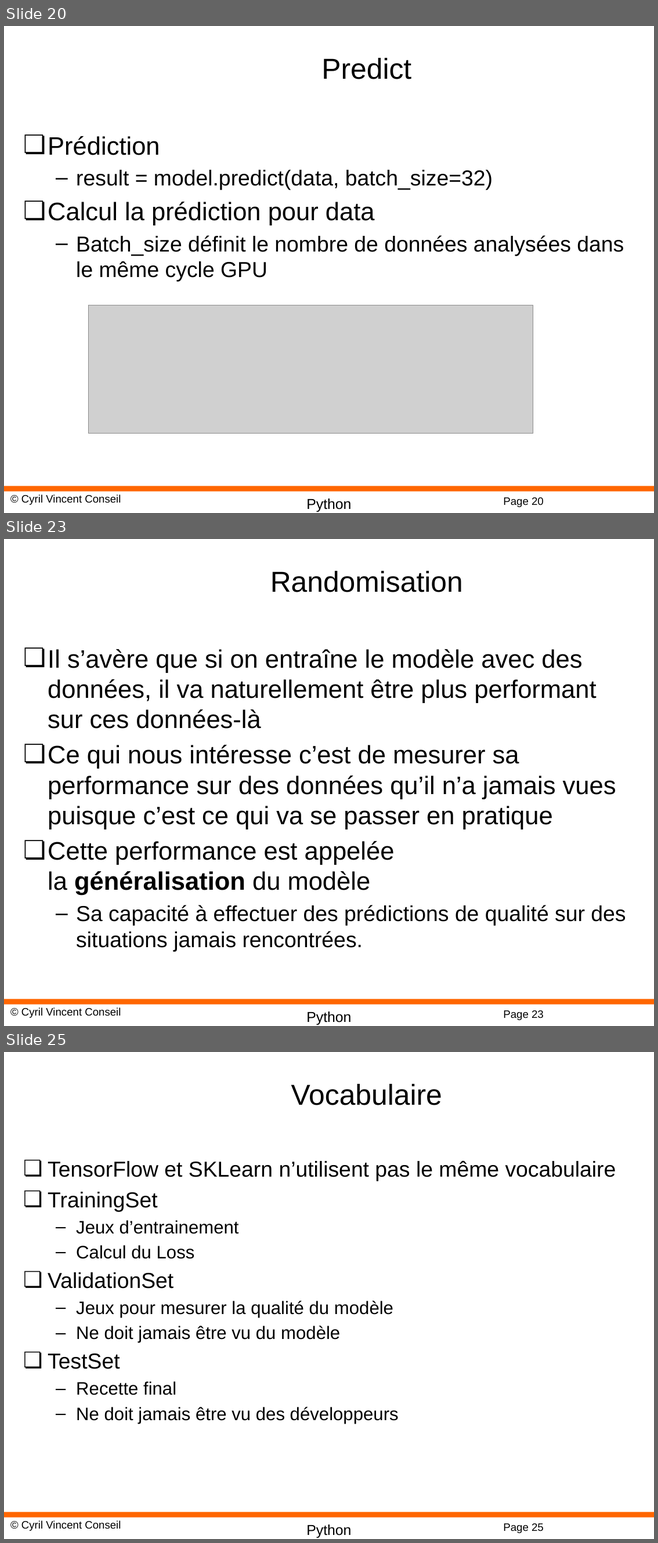
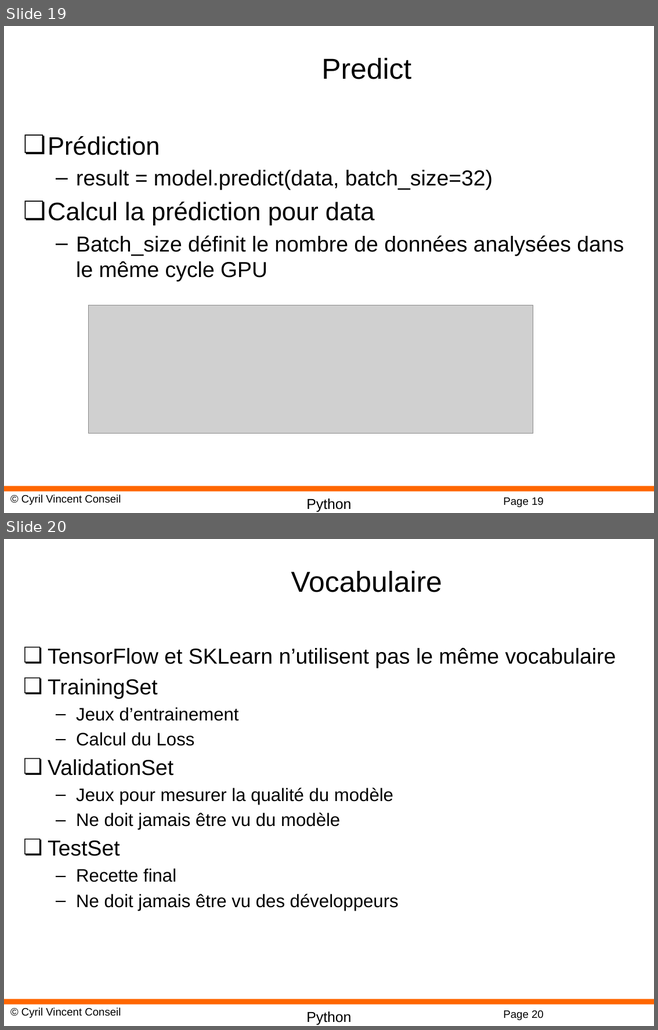
Before and after one commit to cyrilvincent/ML, a slide deck: PPT/DeepLearning09-Keras.pptx. Shown one above the other, each under a label of ours: slides 20, 23 and 25 before the commit, slides 19 and 20 after it; the slides between them are not shown. The pictures are 658x1543 and 658x1030 pixels, drawn with LibreOffice and Linux fonts; fonts in the diff are those of the drawing; grey boxes stand for pictures; background and template pictures are left out. Boxes give left, top, right and bottom in pixels: in the first picture for what was removed or moved away, otherwise in the second. Text is boxed around its words. In the diff, an @@ line names an element or a change of style, - is before the commit and + after.

```diff
--- a/PPT/DeepLearning09-Keras.pptx
+++ b/PPT/DeepLearning09-Keras.pptx
@@ slide 23 removed at (4,539,654,1026), background #FFFFFF; not listed: 4 template elements that a slide beside it also shows @@
@@ title removed at (270,571,463,592) @@
-Randomisation
@@ text removed at (48,649,625,951) @@
-❏ Il s’avère que si on entraîne le modèle avec des données, il va naturellement être plus performant sur ces données-là
-❏ Ce qui nous intéresse c’est de mesurer sa performance sur des données qu’il n’a jamais vues puisque c’est ce qui va se passer en pratique
-❏ Cette performance est appelée la généralisation du modèle
-  – Sa capacité à effectuer des prédictions de qualité sur des situations jamais rencontrées.
@@ what was slide 20 is now slide 19 @@
@@ page number at (503,498,543,507): text changed @@
-Page 20
+Page 19
@@ what was slide 25 is now slide 20 @@
@@ page number at (503,1011,543,1020): text changed @@
-Page 25
+Page 20
```
Also in this commit, not shown: 2 slides changed, 17 other slides removed, 3 other files.
